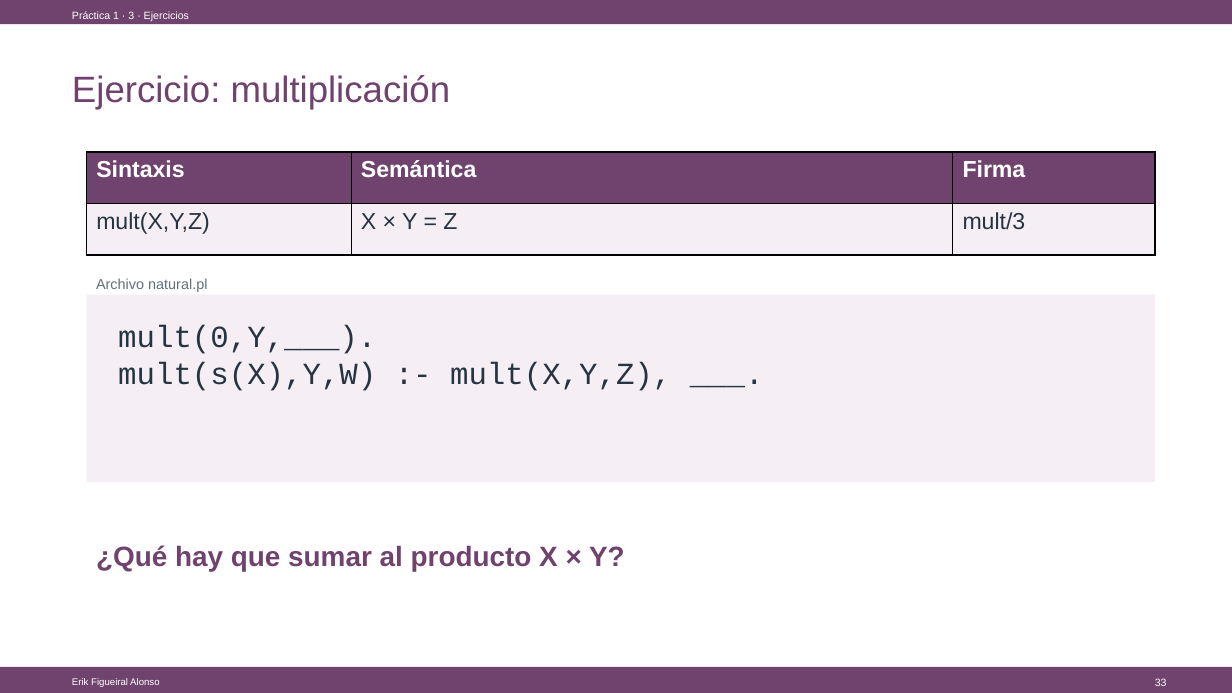
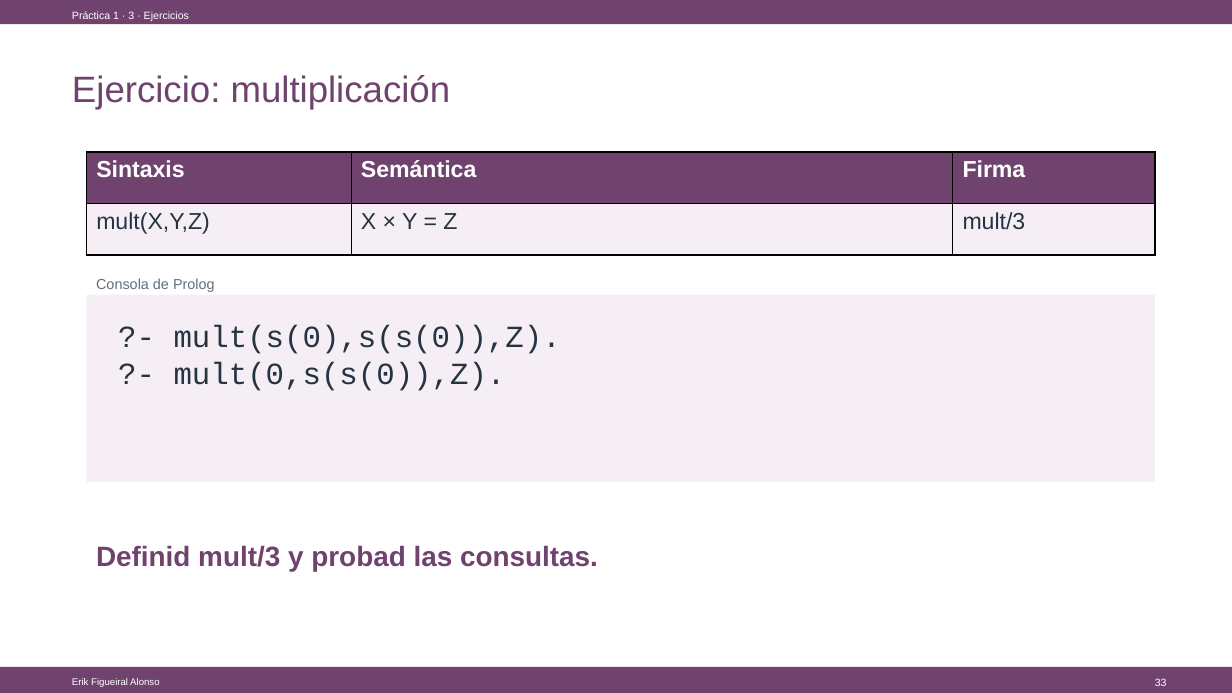
Before and after one commit to Figueiral-Alonso/Docencia, a slide deck: slide 33 of 26/Lógica Computacional/LAB1/LAB1_Introduccion_a_Prolog.pptx. Drawn at 1232x693 pixels with LibreOffice and Linux fonts; fonts in the diff are those of the drawing. Boxes give left, top, right and bottom in pixels: in the first picture for what was removed or moved away, otherwise in the second. Text is boxed around its words. In the diff, an @@ line names an element or a change of style, - is before the commit and + after.

```diff
--- a/26/Lógica Computacional/LAB1/LAB1_Introduccion_a_Prolog.pptx
+++ b/26/Lógica Computacional/LAB1/LAB1_Introduccion_a_Prolog.pptx
@@ text at <box>96,278,215,292</box>: text changed @@
-Archivo natural.pl
+Consola de Prolog
@@ text at <box>174,325,561,391</box>: text changed @@
-mult(0,Y,___).
-mult(s(X),Y,W) :- mult(X,Y,Z), ___.
+?- mult(s(0),s(s(0)),Z).
+?- mult(0,s(s(0)),Z).
@@ text at <box>96,545,598,572</box>: text changed @@
-¿Qué hay que sumar al producto X × Y?
+Definid mult/3 y probad las consultas.
```
Also in this commit, not shown: 6 other slides changed, 3 other files.
